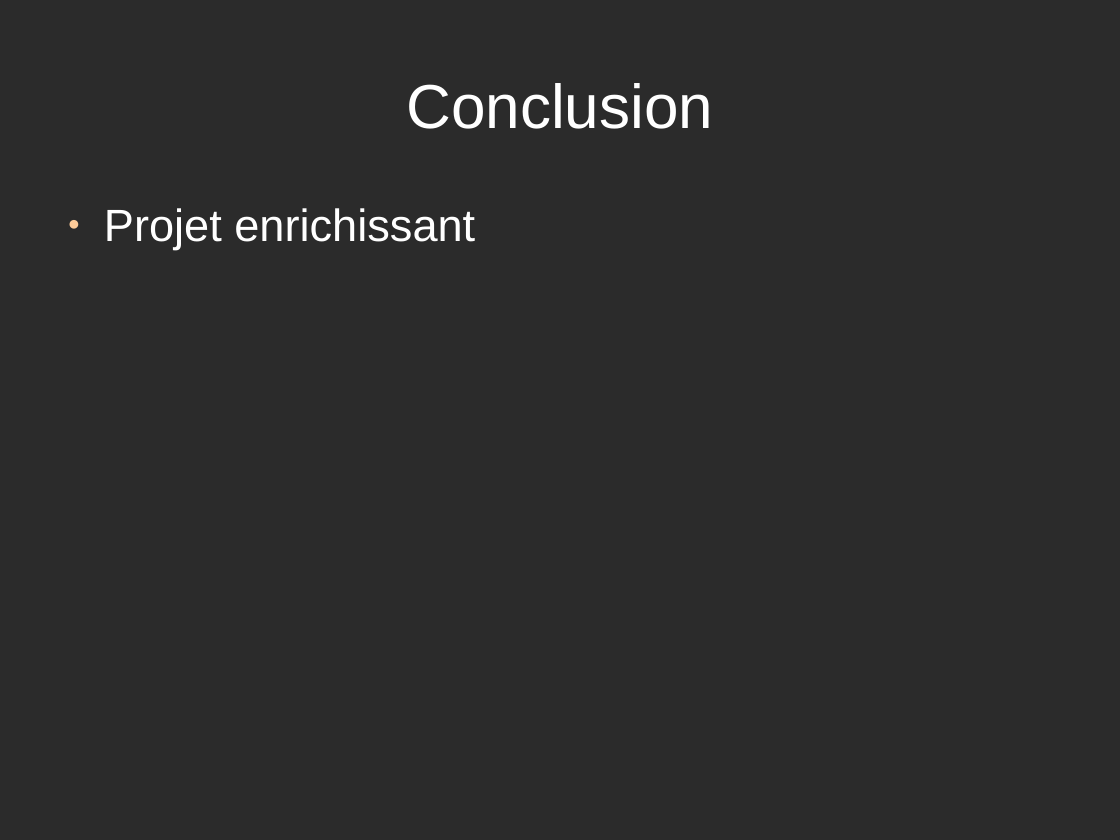
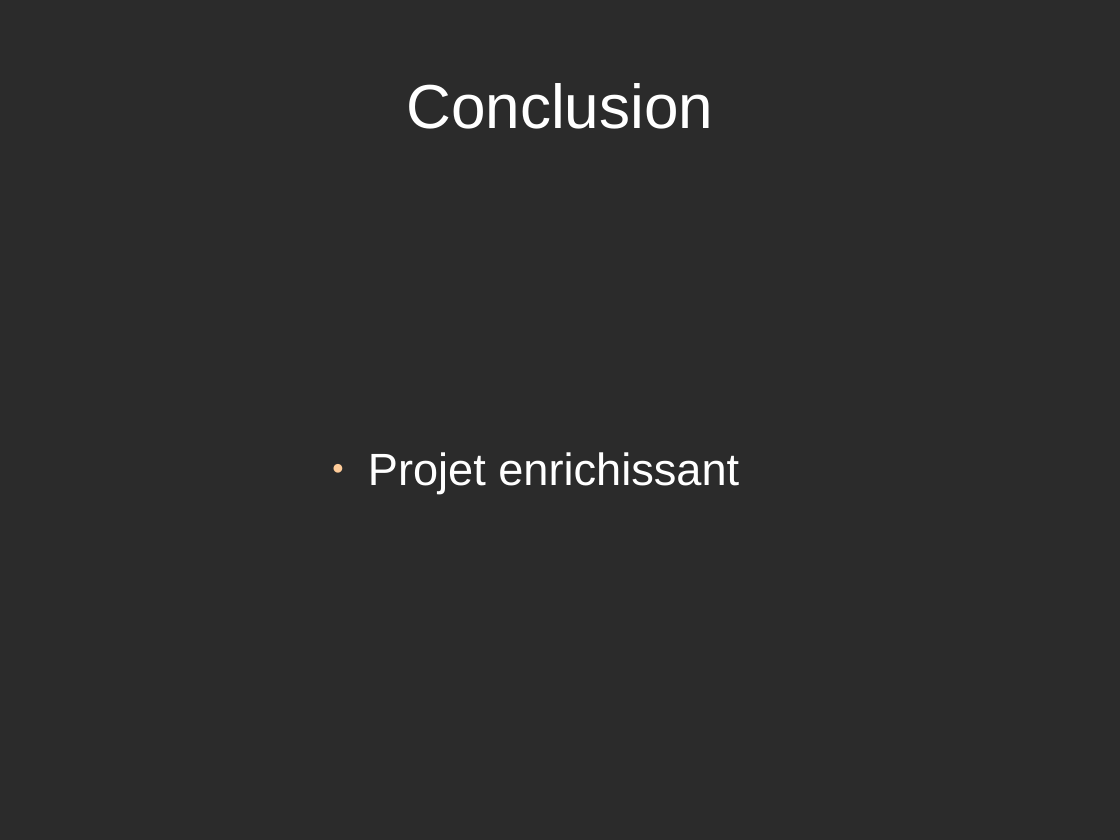
Before and after one commit to fungiboletus/JTournoi, a slide deck: slide 9 of prez.odp. Drawn at 1120x840 pixels with LibreOffice and Linux fonts; fonts in the diff are those of the drawing; background and template pictures are left out; a plain dark background stands for a picture behind light text. Boxes give left, top, right and bottom in pixels: in the first picture for what was removed or moved away, otherwise in the second. Text is boxed around its words. In the diff, an @@ line names an element or a change of style, - is before the commit and + after.

```diff
--- a/prez.odp
+++ b/prez.odp
@@ text "Projet enrichissant": place and size @@
-text "Projet enrichissant" at bbox=[104, 208, 475, 250]
+text "Projet enrichissant" at bbox=[368, 452, 739, 493]
```
Also in this commit, not shown: 2 other slides changed, 2 other files.
